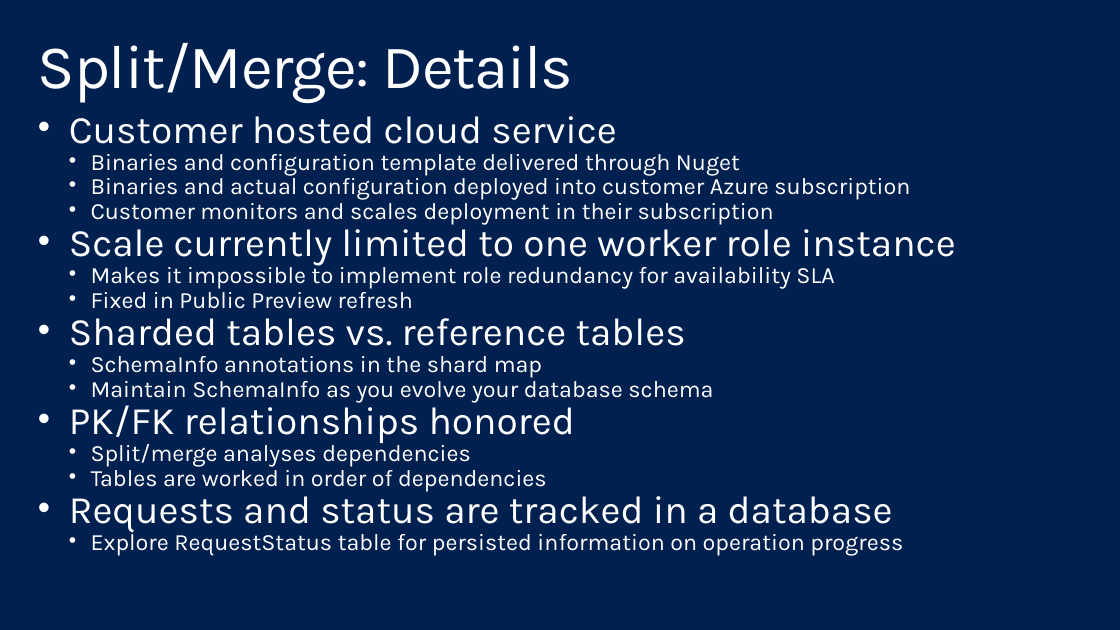
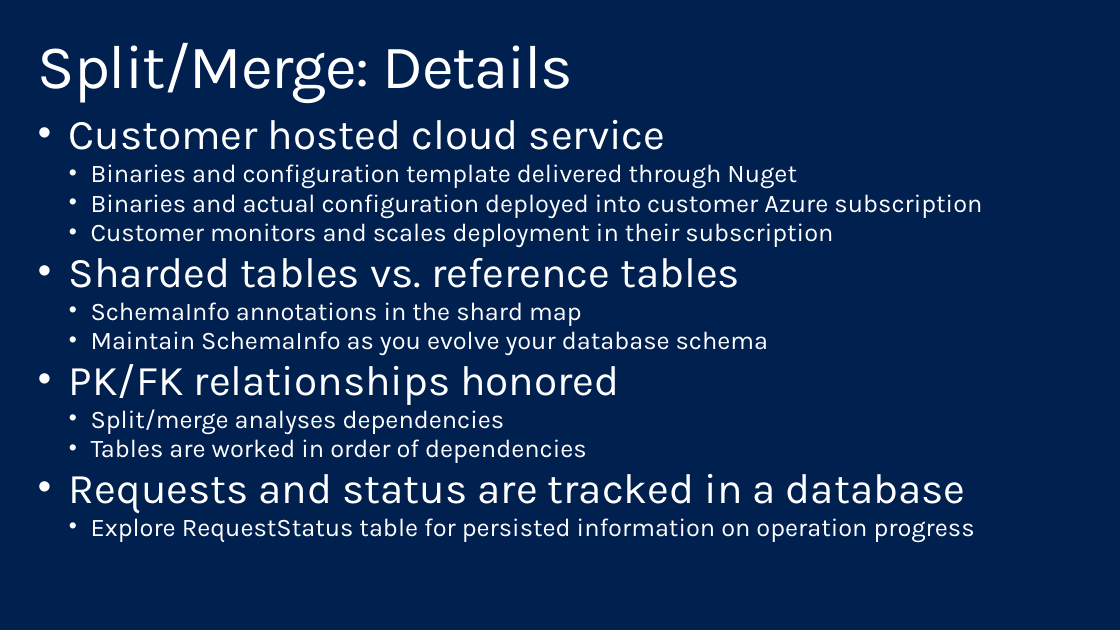
Before and after one commit to shawnweisfeld/20150807_SQLElasticScale, a slide deck: slide 37 of SQLElasticScale.pptx (slide 35 before the commit). Drawn at 1120x630 pixels with LibreOffice and Linux fonts; fonts in the diff are those of the drawing; background and template pictures are left out. Boxes give left, top, right and bottom in pixels: in the first picture for what was removed or moved away, otherwise in the second. Text is boxed around its words. In the diff, an @@ line names an element or a change of style, - is before the commit and + after.

Commit message:
tweaked a bit

```diff
--- a/SQLElasticScale.pptx
+++ b/SQLElasticScale.pptx
@@ text "Customer hosted cloud service" at [69, 120, 982, 542]: size 34 to 37 pt in "Customer hosted cloud service", "Sharded tables vs. reference tables", "PK/FK relationships honored", "Requests and status are tracked in a ..."; size 20.4 to 22.2 pt in "Binaries and configuration template delivered through Nuget", "Binaries and actual configuration deployed into customer ...", "Customer monitors and scales deployment in their ...", "SchemaInfo annotations in the shard map" and 4 more places; line spacing 0.7 to 0.8 @@
@@ text at [69, 222, 956, 309]: paragraphs removed @@
-• Scale currently limited to one worker role instance
-  • Makes it impossible to implement role redundancy for availability SLA
-  • Fixed in Public Preview refresh
```
Also in this commit, not shown: 2 other slides changed, 3 slides added, 1 slide removed.
